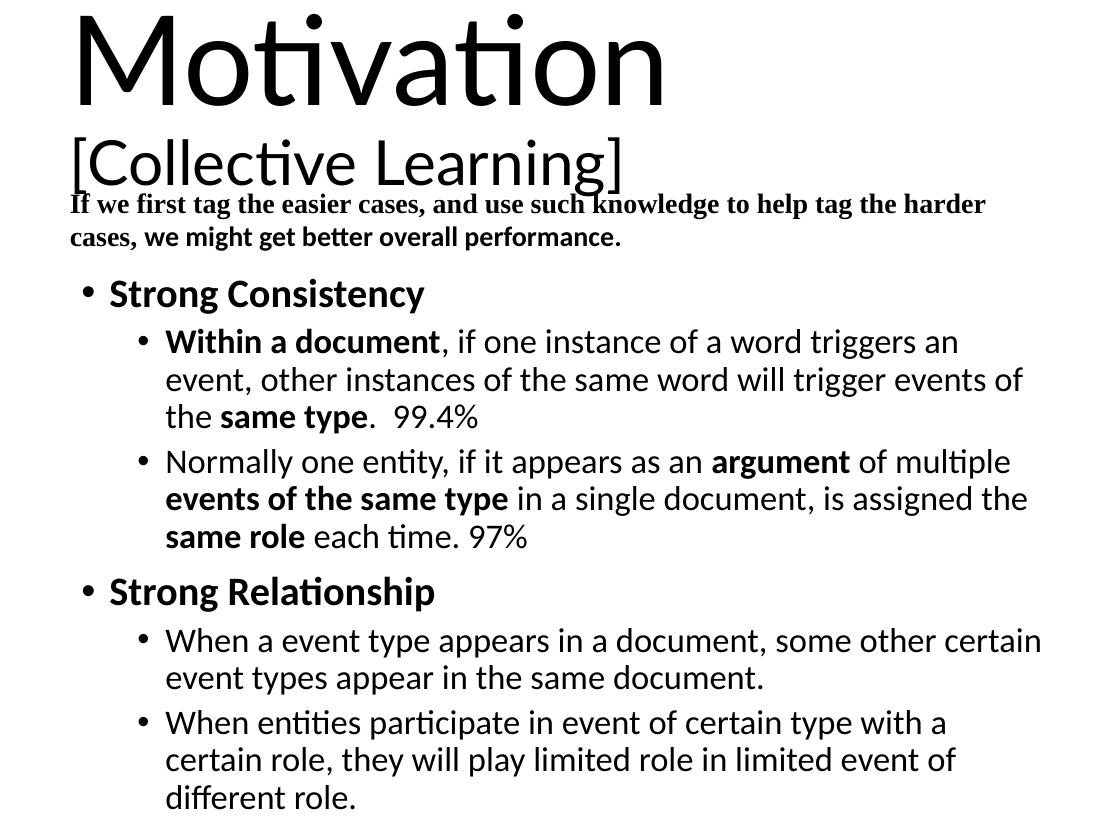
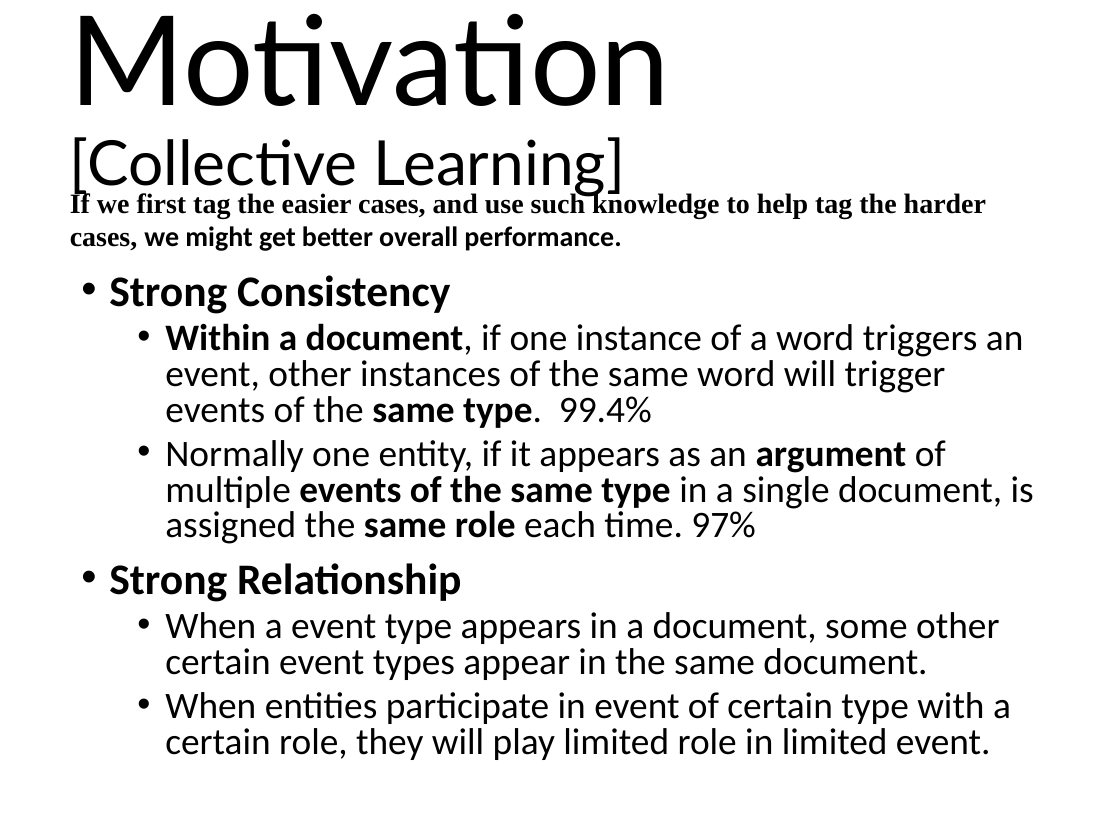
Before and after one commit to Aureliu/Doc-Share, a slide deck: slide 20 of Report/Event Extraction/Survey Report - mingdi - 150910.pptx. Drawn at 1120x840 pixels with LibreOffice and Linux fonts; fonts in the diff are those of the drawing. Boxes give left, top, right and bottom in pixels: in the first picture for what was removed or moved away, otherwise in the second. Text is boxed around its words. In the diff, an @@ line names an element or a change of style, - is before the commit and + after.

```diff
--- a/Report/Event Extraction/Survey Report - mingdi - 150910.pptx
+++ b/Report/Event Extraction/Survey Report - mingdi - 150910.pptx
@@ text at (109, 275, 1034, 680): size 25.9 to 28 pt in "Strong Consistency", "Strong Relationship"; size 22.2 to 24 pt in "Within a document, if one instance of ...", "Normally one entity, if it appears as ...", "When a event type appears in a ..."; line spacing 0.9 to 0.8 @@
@@ text at (165, 692, 1011, 760): text changed; size 22.2 to 24 pt @@
-  • When entities participate in event of certain type with a certain role, they will play limited role in limited event of different role.
+  • When entities participate in event of certain type with a certain role, they will play limited role in limited event.
```
Also in this commit, not shown: 3 other slides changed, 1 other file.
